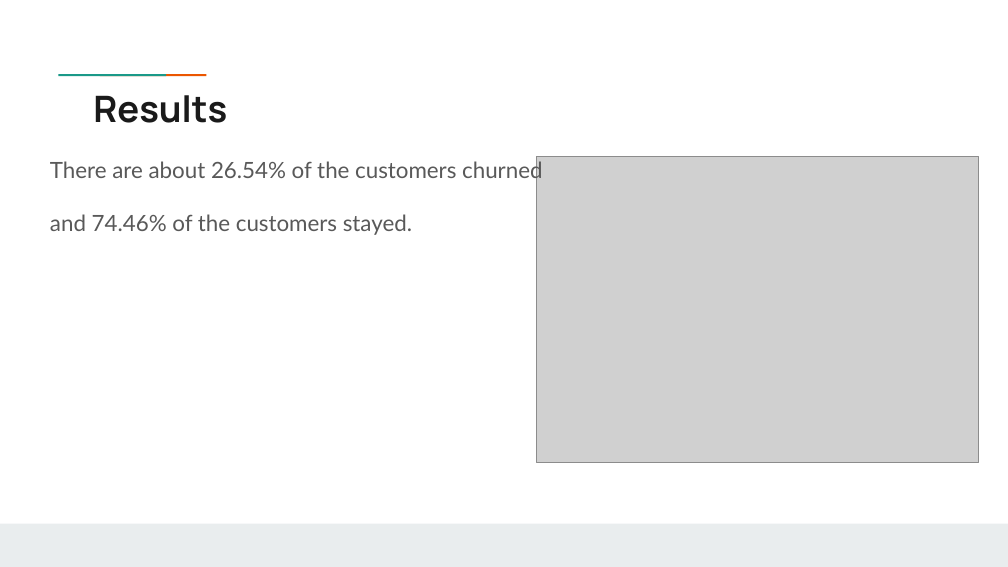
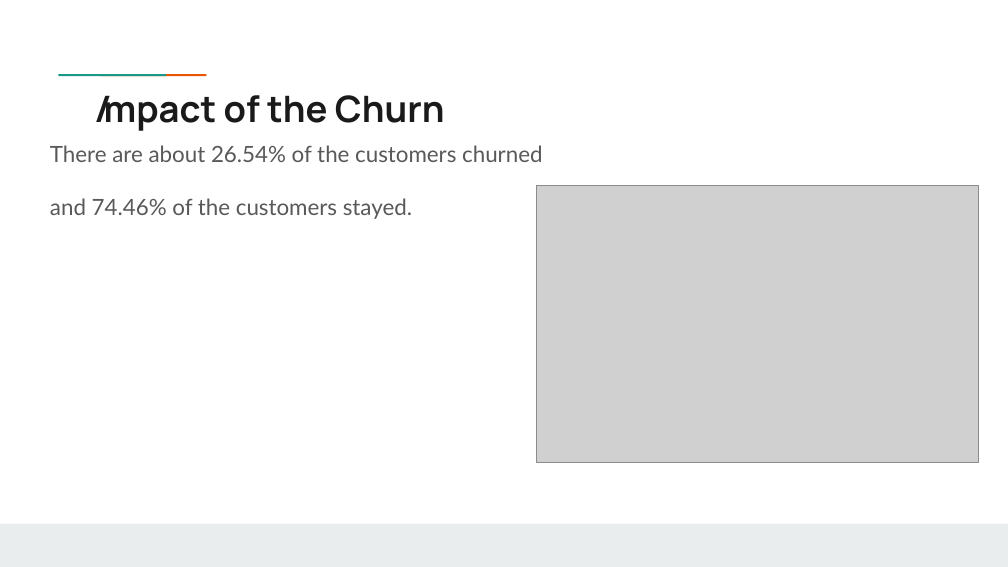
Before and after one commit to Chvava11/Bi_project_customer_churn, a slide deck: slide 4 of Result/Vanessa’s project .pptx. Drawn at 1008x567 pixels with LibreOffice and Linux fonts; fonts in the diff are those of the drawing; grey boxes stand for pictures; background and template pictures are left out. Boxes give left, top, right and bottom in pixels: in the first picture for what was removed or moved away, otherwise in the second. Text is boxed around its words. In the diff, an @@ line names an element or a change of style, - is before the commit and + after.

```diff
--- a/Result/Vanessa’s project .pptx
+++ b/Result/Vanessa’s project .pptx
@@ title at (x1=224, y1=95, x2=445, y2=123): text changed @@
-Results
+Impact of the Churn
@@ text "There are about 26.54% of ..." moved from (x1=50, y1=158, x2=542, y2=235) to (x1=50, y1=145, x2=542, y2=219) @@
@@ picture resized from (x1=536, y1=156, x2=979, y2=463) to (x1=536, y1=185, x2=979, y2=463) @@
```
Also in this commit, not shown: 2 other slides changed, 6 slides added, 1 slide removed, 1 other file.
